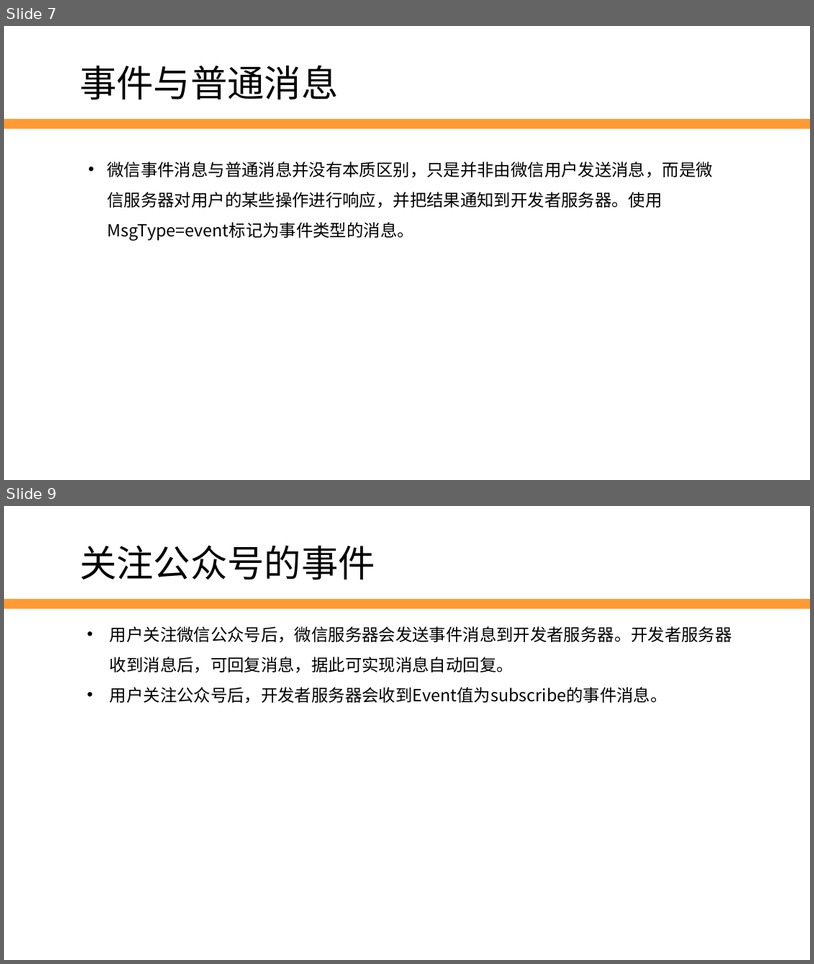
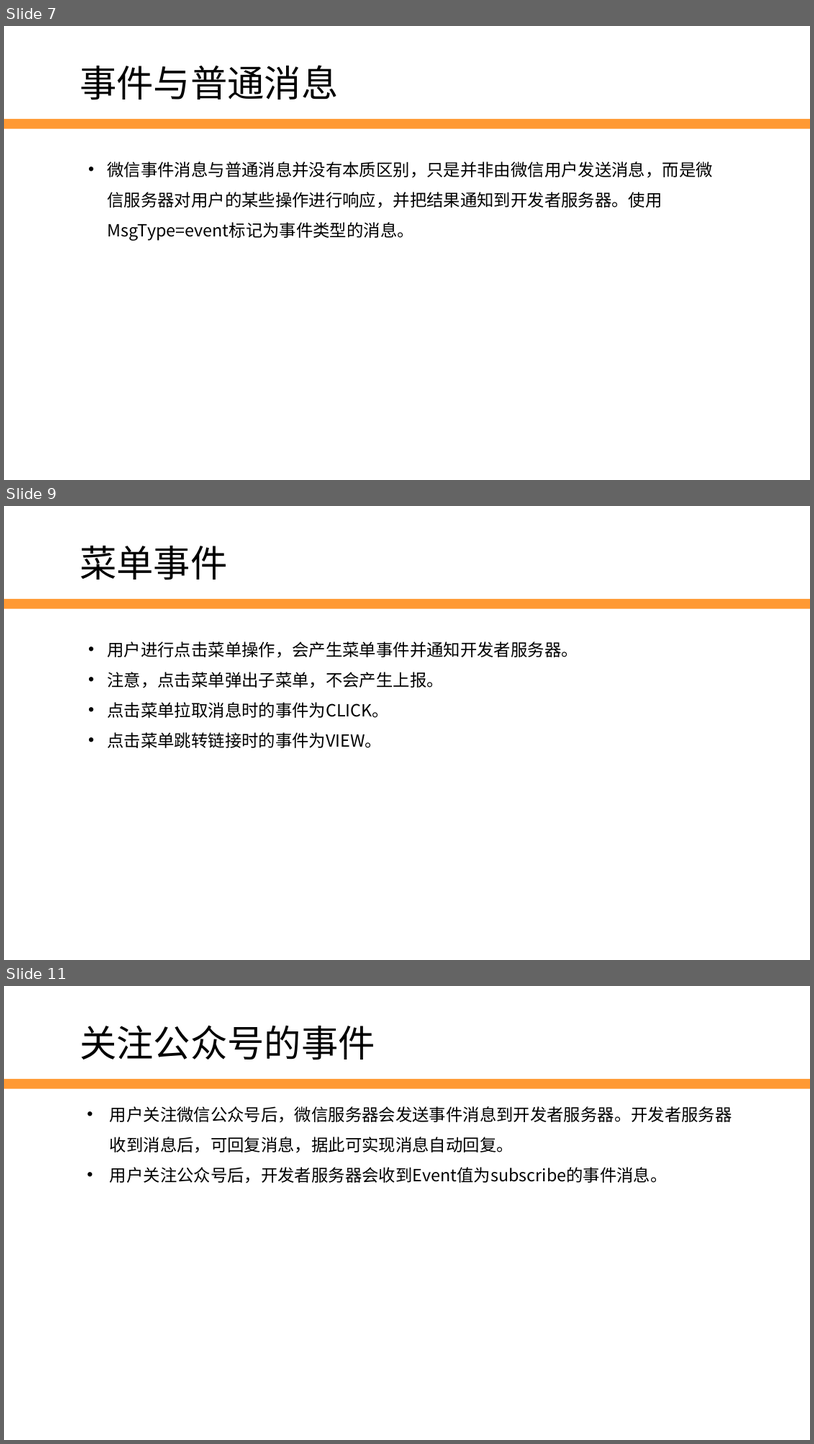
Before and after one commit to edu2act/2017-2018_1st_Wechat_Web_Programming, a slide deck: 第6讲 事件消息.pptx. Shown one above the other, each under a label of ours: slides 7 and 9 before the commit, slides 7, 9 and 11 after it; the slides between them are not shown. The pictures are 814x964 and 814x1444 pixels, drawn with LibreOffice and Linux fonts; fonts in the diff are those of the drawing; background and template pictures are left out. Boxes give left, top, right and bottom in pixels: in the first picture for what was removed or moved away, otherwise in the second. Text is boxed around its words. In the diff, an @@ line names an element or a change of style, - is before the commit and + after.

```diff
--- a/第6讲 事件消息.pptx
+++ b/第6讲 事件消息.pptx
@@ slide 9 added at [4,506,810,960], background #FFFFFF; not listed: 1 template element that a slide beside it also shows @@
@@ text added at [80,546,227,580], 44 pt, text #000000 @@
+菜单事件
@@ text added at [107,641,578,748], 20 pt, text #000000 @@
+• 用户进行点击菜单操作，会产生菜单事件并通知开发者服务器。
+• 注意，点击菜单弹出子菜单，不会产生上报。
+• 点击菜单拉取消息时的事件为CLICK。
+• 点击菜单跳转链接时的事件为VIEW。
@@ what was slide 9 is now slide 11 @@
```
Also in this commit, not shown: 4 slides changed, 1 other slide added, 1 other file.
